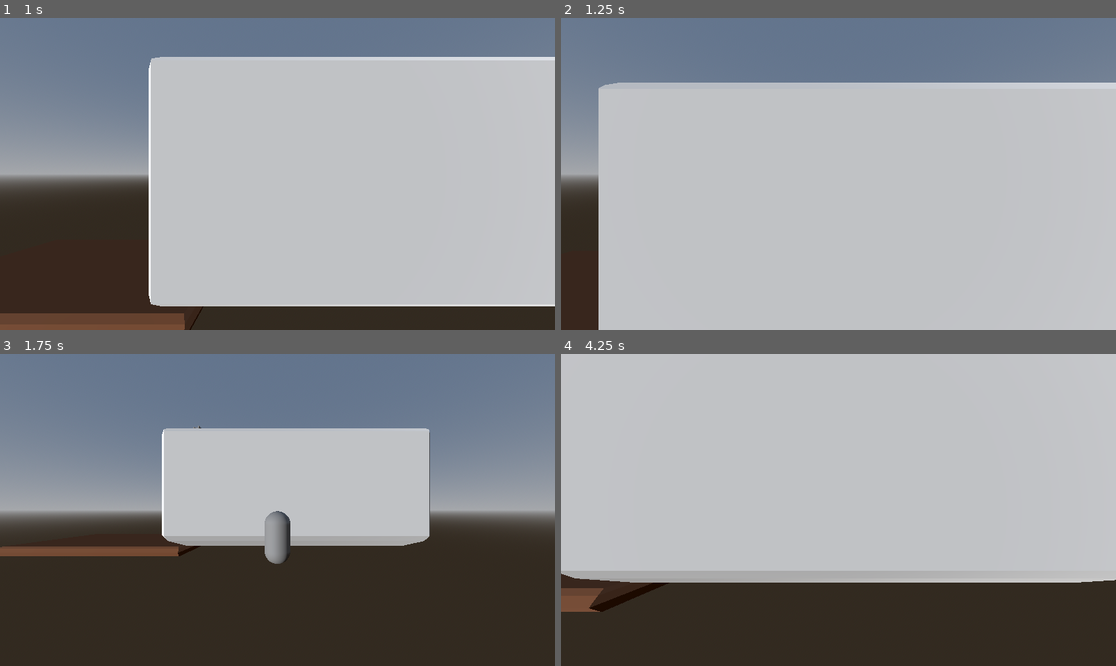
Above: before the commit, frames 1-4 (two rows, left to right).
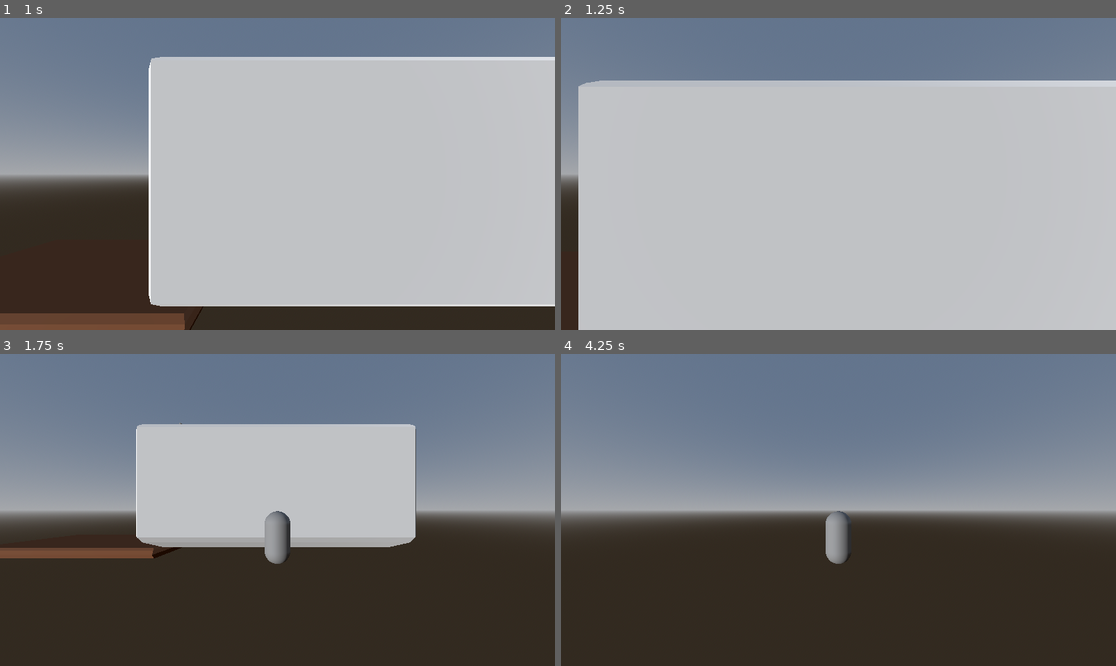
Above: after the commit, the same moments.

Repository: MayhemK/Climb
Game: Godot game, scene res://Scenes/game.tscn
The game is run twice, just before and just after one commit, with the same random seed, the same clock (stepped at 60 frames per second) and the same inputs.
Inputs:
- Up to frame 1 (1 s): hold D (step_right) from 0.53 s (still down); tap Space (jump) at 0.77 s
- Up to frame 2 (1.25 s): keep holding D (step_right)
- Up to frame 3 (1.75 s): release D (step_right) at 1.28 s; hold S (walk_back) from 1.28 s (still down); tap Space (jump) at 1.52 s
- Up to frame 4 (4.25 s): release S (walk_back) at 2.03 s; hold D (step_right) 2.03-2.78 s; hold W (walk_forward) 2.78-3.53 s; tap Space (jump) at 3.02, 3.77 s; hold A (step_left) from 3.53 s (still down)

Frame 1 is identical in both runs. In frame 2, 3.5% of the frame differs, in the area x 3-100%, y 20-100%; in frame 3, 4.4%; in frame 4, 74%, in the area x 0-100%, y 0-83%.

Commit message:
csg is really cool

Diff:
--- a/Scenes/game.tscn
+++ b/Scenes/game.tscn
@@ -48,3 +48,16 @@
 
 [node name="Carpet C" parent="." instance=ExtResource("3_wrm1d")]
 transform = Transform3D(1, 0, 0, 0, 1, 0, 0, 0, 1, -1.340272, 0, -0.031)
+
+[node name="CSGCombiner3D" type="CSGCombiner3D" parent="."]
+visible = false
+use_collision = true
+
+[node name="CSGCylinder3D2" type="CSGCylinder3D" parent="CSGCombiner3D"]
+transform = Transform3D(15, 0, 0, 0, 15, 0, 0, 0, 15, -2.0756927, 1.2228811, 1.8800786)
+use_collision = true
+
+[node name="CSGCylinder3D3" type="CSGCylinder3D" parent="CSGCombiner3D"]
+transform = Transform3D(12, 0, 0, 0, 15, 0, 0, 0, 12, -2.0756927, 1.2228811, 1.8800786)
+operation = 1
+use_collision = true
